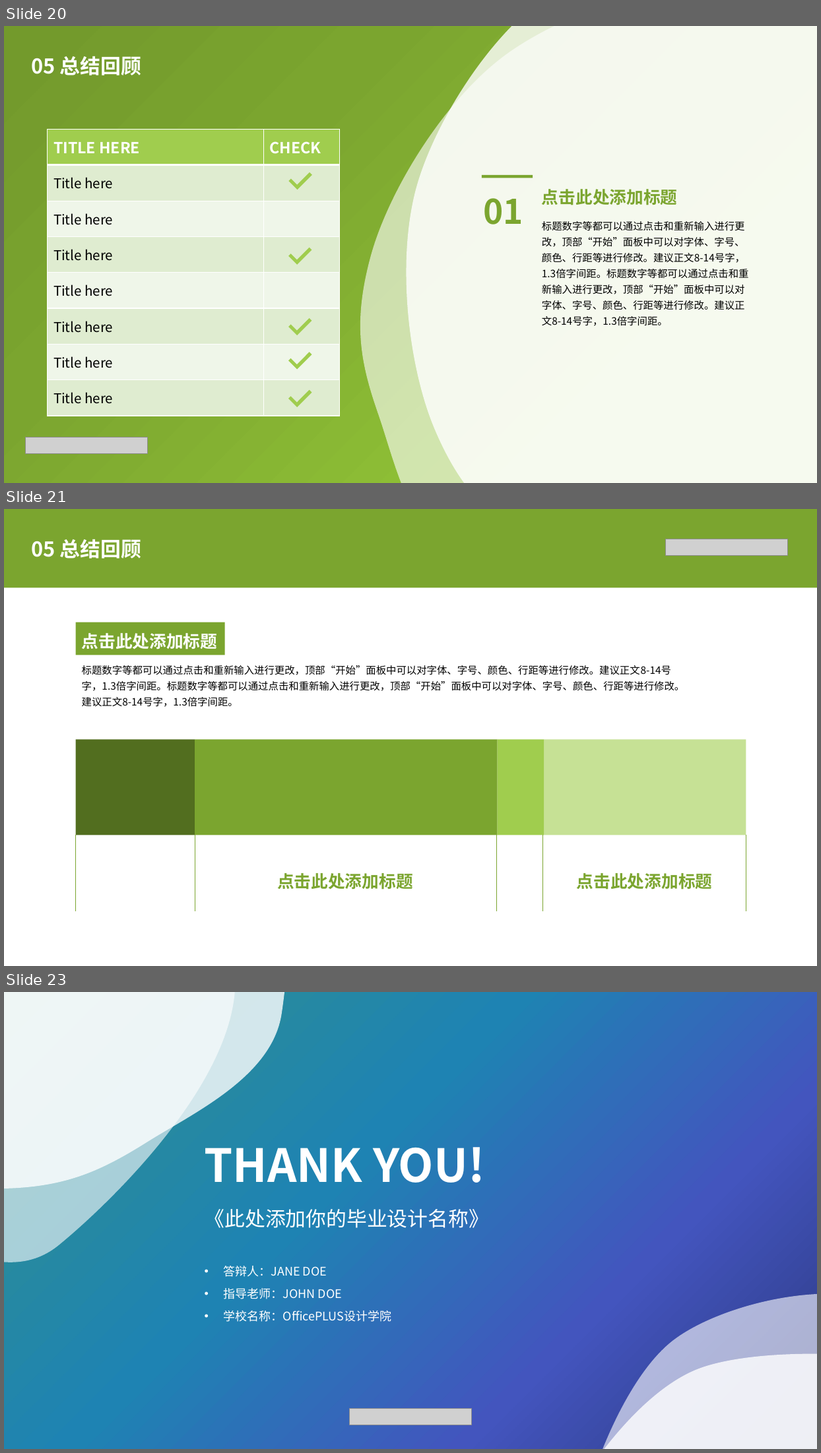
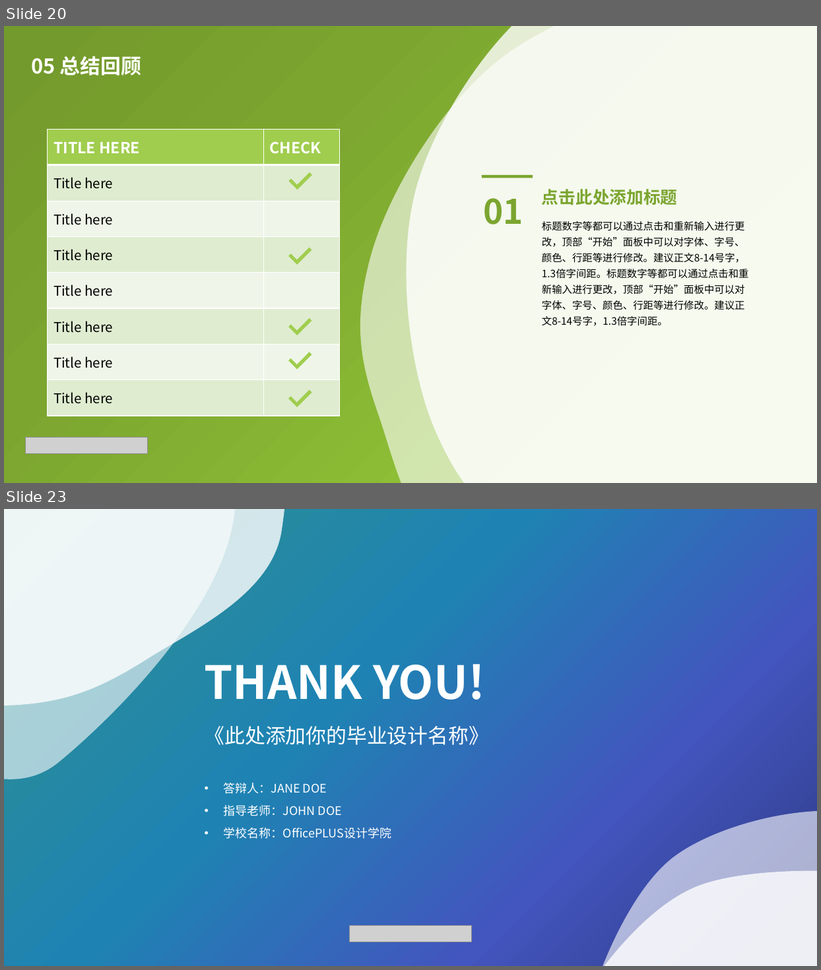
Before and after one commit to Gabriel-Lu/UniqueMicrosoft, a slide deck: UniqueHack.pptx. Shown one above the other, each under a label of ours: slides 20, 21 and 23 before the commit, slides 20 and 23 after it; the slides between them are not shown. The pictures are 821x1453 and 821x970 pixels, drawn with LibreOffice and Linux fonts; fonts in the diff are those of the drawing; grey boxes stand for pictures; background and template pictures are left out. Boxes give left, top, right and bottom in pixels: in the first picture for what was removed or moved away, otherwise in the second. Text is boxed around its words. In the diff, an @@ line names an element or a change of style, - is before the commit and + after.

```diff
--- a/UniqueHack.pptx
+++ b/UniqueHack.pptx
@@ slide 21 removed at [4,509,817,966], background #7BA52F @@
@@ text removed at [32,539,141,559] @@
-05 总结回顾
@@ picture removed at [666,539,788,555] @@
@@ rectangle removed at [4,588,817,966] @@
@@ rectangle removed at [76,623,225,656] @@
-点击此处添加标题
@@ text removed at [82,665,685,707] @@
-标题数字等都可以通过点击和重新输入进行更改，顶部“开始”面板中可以对字体、字号、颜色、行距等进行修改。建议正文8-14号字，1.3倍字间距。标题数字等都可以通过点击和重新输入进行更改，顶部“开始”面板中可以对字体、字号、颜色、行距等进行修改。建议正文8-14号字，1.3倍字间距。
@@ rectangle removed at [76,739,195,835] @@
@@ rectangle removed at [195,739,498,835] @@
@@ rectangle removed at [498,739,545,835] @@
@@ rectangle removed at [545,739,746,835] @@
@@ line removed from (76, 835) to (76, 912) @@
@@ line removed from (195, 835) to (195, 912) @@
@@ line removed from (497, 835) to (497, 912) @@
@@ line removed from (543, 835) to (543, 912) @@
@@ line removed from (746, 835) to (746, 912) @@
@@ text removed at [277,873,413,890] @@
-点击此处添加标题
@@ text removed at [577,873,713,890] @@
-点击此处添加标题
```
Also in this commit, not shown: 1 slide changed, 1 slide added.
